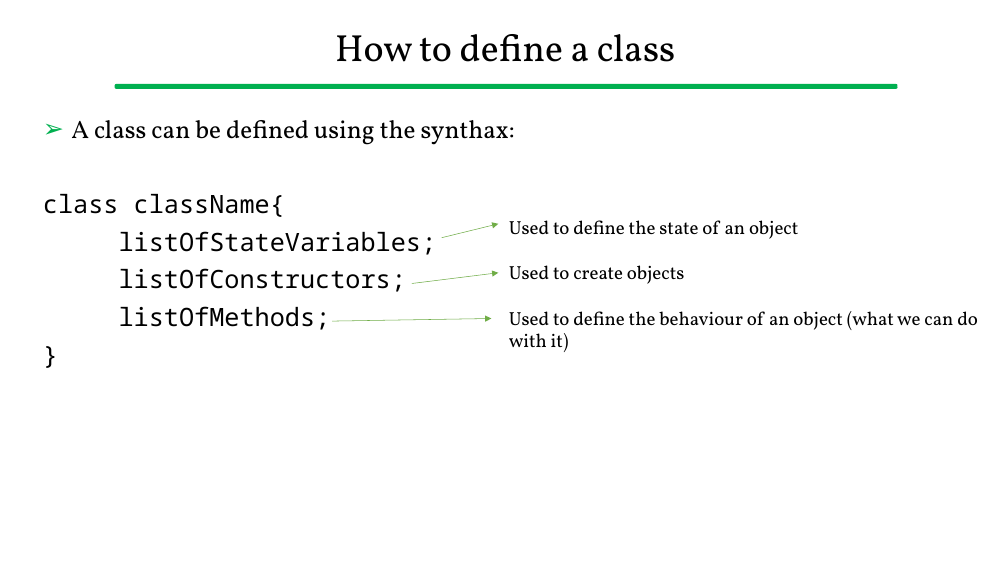
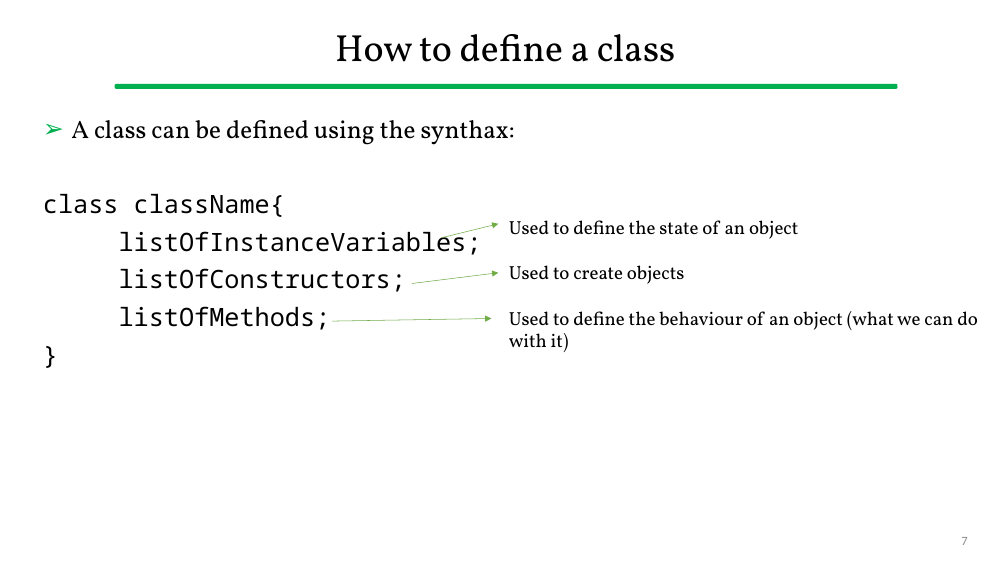
Before and after one commit to gcappon/bwthw, a slide deck: slide 7 of lab_03-dart_101_part_2/lab_03-dart_101_part_2.pptx. Drawn at 1008x567 pixels with LibreOffice and Linux fonts; fonts in the diff are those of the drawing. Boxes give left, top, right and bottom in pixels: in the first picture for what was removed or moved away, otherwise in the second. Text is boxed around its words. In the diff, an @@ line names an element or a change of style, - is before the commit and + after.

```diff
--- a/lab_03-dart_101_part_2/lab_03-dart_101_part_2.pptx
+++ b/lab_03-dart_101_part_2/lab_03-dart_101_part_2.pptx
@@ text at [119, 227, 482, 255]: text changed @@
-listOfStateVariables;
+listOfInstanceVariables;
@@ page number added at [961, 537, 967, 545], 12 pt, text #8C8C8C @@
+7
```
Also in this commit, not shown: 35 other slides changed, 17 other files.
